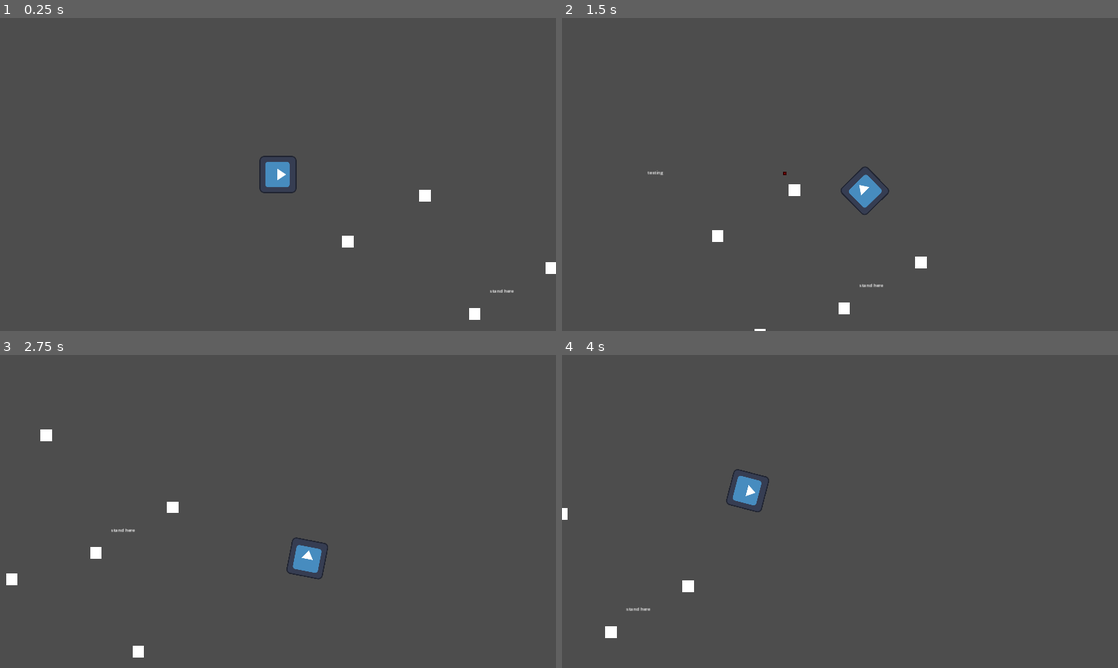
Above: before the commit, frames 1-4 (two rows, left to right).
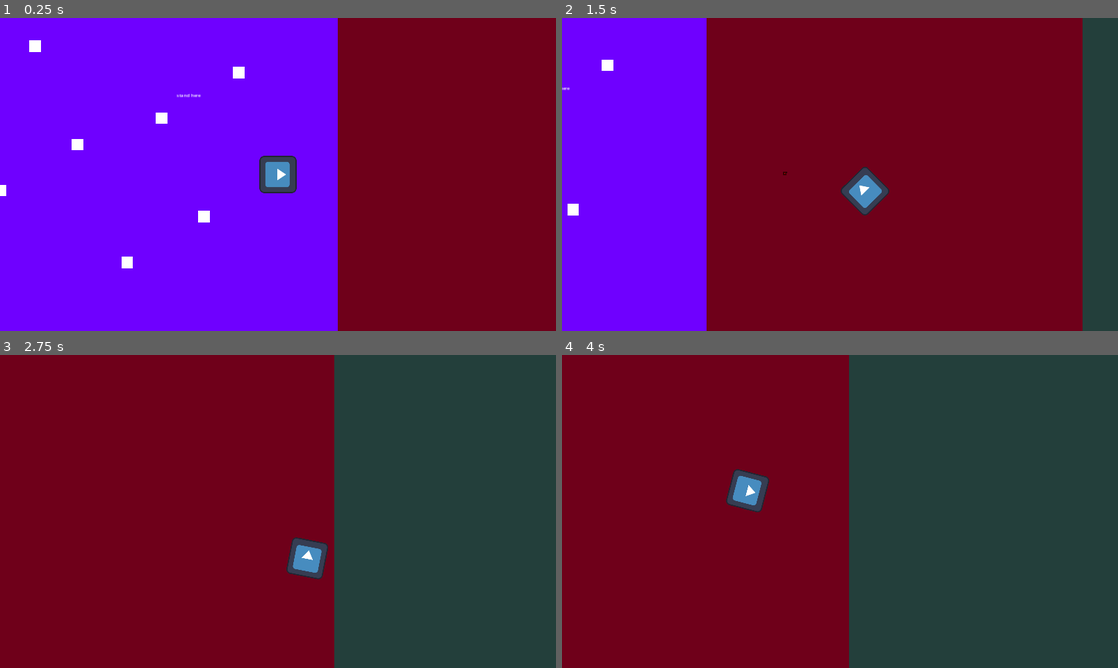
Above: after the commit, the same moments.

Repository: AgainstLightning/scifi_miami
Game: Godot game, scene res://scenes/main.tscn
Same seed, same stepped clock (60 frames per second), same inputs: the game is played once before the commit and once after it. The engine's default icon, where the game draws it, is replaced by a stand-in: a white triangle on a blue panel in a dark square.
Inputs (mouse positions are in pixels of both pictures, inside the frame that each line leads up to):
- Up to frame 1 (0.25 s): no input
- Up to frame 2 (1.5 s): tap Enter at 0.5 s; move the mouse to (962, 158) at 0.52 s; hold F (move_right) 0.53-1.28 s; tap Shift (roll) at 0.6 s; move the mouse to (728, 190) at 1.27 s; hold D (move_down) from 1.28 s (still down); click (728, 190) at 1.35 s
- Up to frame 3 (2.75 s): move the mouse to (333, 442) at 2.02 s; release D (move_down) at 2.03 s; hold F (move_right) from 2.03 s (still down); tap Shift (roll) at 2.1 s
- Up to frame 4 (4 s): move the mouse to (812, 574) at 2.77 s; release F (move_right) at 2.78 s; hold E (move_up) 2.78-3.53 s; click (812, 574) at 2.85 s; move the mouse to (1006, 558) at 3.52 s; hold S (move_left) from 3.53 s (still down); tap Shift (roll) at 3.6 s

The runs differ from the first frame. In frame 1, 99% of the frame differs, in the area x 0-100%, y 0-100%; in frame 2, 99%; in frame 3, 99%; in frame 4, 99%.

Commit message:
disable v-sync

Diff:
--- a/project/project.godot
+++ b/project/project.godot
@@ -13,7 +13,6 @@
 config/name="Sci-fi Miami"
 run/main_scene="res://scenes/main.tscn"
 config/features=PackedStringArray("4.2", "GL Compatibility")
-run/max_fps=120
 config/icon="res://assets/icon.svg"
 
 [display]
@@ -21,6 +20,7 @@
 window/size/viewport_width=1920
 window/size/viewport_height=1080
 window/stretch/mode="canvas_items"
+window/vsync/vsync_mode=0
 
 [input]
 
@@ -68,5 +68,3 @@
 
 renderer/rendering_method="gl_compatibility"
 renderer/rendering_method.mobile="gl_compatibility"
-anti_aliasing/quality/msaa_2d=2
-anti_aliasing/quality/screen_space_aa=1
--- a/project/scenes/main.tscn
+++ b/project/scenes/main.tscn
@@ -11,15 +11,67 @@
 
 [node name="Node2D" type="Node2D"]
 
-[node name="RichTextLabel" type="RichTextLabel" parent="."]
+[node name="Control" type="Control" parent="."]
+layout_mode = 3
+anchors_preset = 0
+offset_right = 40.0
+offset_bottom = 40.0
+
+[node name="RichTextLabel" type="RichTextLabel" parent="Control"]
 offset_right = 184.0
 offset_bottom = 40.0
 bbcode_enabled = true
 text = "testing"
 
+[node name="ColorRect" type="ColorRect" parent="Control"]
+layout_mode = 0
+offset_right = 1329.0
+offset_bottom = 2042.0
+color = Color(0.435294, 0, 1, 1)
+
+[node name="ColorRect2" type="ColorRect" parent="Control"]
+layout_mode = 0
+offset_left = 1287.0
+offset_right = 2616.0
+offset_bottom = 2042.0
+color = Color(0.435294, 0, 0.101961, 1)
+
+[node name="ColorRect3" type="ColorRect" parent="Control"]
+layout_mode = 0
+offset_left = 2585.0
+offset_right = 3914.0
+offset_bottom = 2042.0
+color = Color(0.137246, 0.245569, 0.23238, 1)
+
+[node name="ColorRect4" type="ColorRect" parent="Control"]
+layout_mode = 0
+offset_top = 2039.0
+offset_right = 1329.0
+offset_bottom = 4081.0
+color = Color(0.675842, 0.182262, 0.40589, 1)
+
+[node name="ColorRect5" type="ColorRect" parent="Control"]
+layout_mode = 0
+offset_left = 1287.0
+offset_top = 2039.0
+offset_right = 2616.0
+offset_bottom = 4081.0
+color = Color(0.0855642, 0.228358, 0.372442, 1)
+
+[node name="ColorRect6" type="ColorRect" parent="Control"]
+layout_mode = 0
+offset_left = 2585.0
+offset_top = 2039.0
+offset_right = 3914.0
+offset_bottom = 4081.0
+color = Color(0.31069, 0.192657, 0.0489934, 1)
+
 [node name="Player" parent="." instance=ExtResource("1_76aya")]
+position = Vector2(1081, 675)
 
 [node name="Camera2D2" type="Camera2D" parent="Player"]
+limit_left = 0
+limit_top = 0
 limit_smoothed = true
 position_smoothing_enabled = true
 rotation_smoothing_enabled = true
